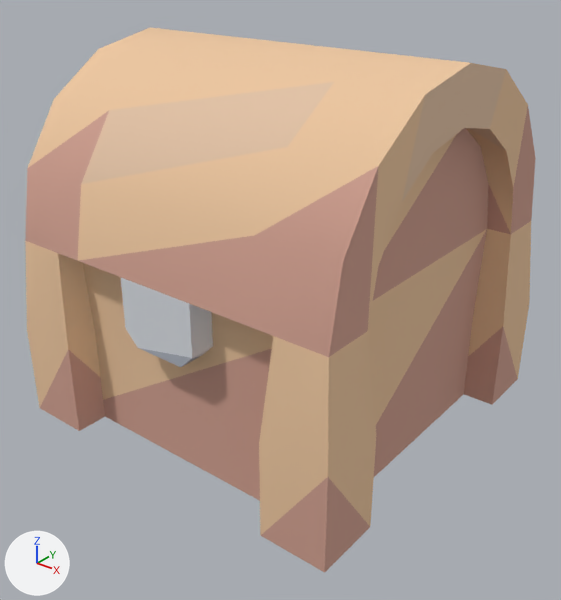
An edit to the glTF model example_game/world/props/chest-wood.prop/model.glb, drawn before and after from the same camera.
Rendered twice from a camera (50 mm lens) standing at (0.782, -1.009, 0.791) and looking at (0.016, -0.052, 0.197). Every picture has the same lights, and +X, +Y and +Z are marked at lower left. The older version comes first. Vertices at exactly the same position are counted once.

Objects in the first picture: 'model'.
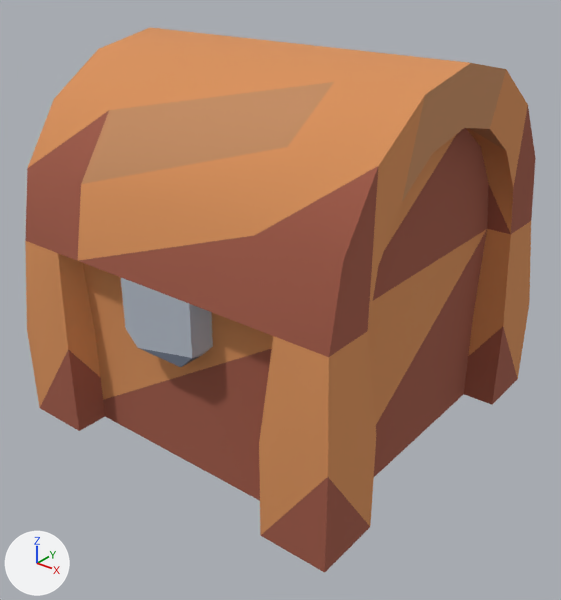
The change, as a diff of the scene's bpy script:
```diff
--- a/example_game/world/props/chest-wood.prop/model.glb.py
+++ b/example_game/world/props/chest-wood.prop/model.glb.py
@@ me_model @@
 me_model.from_pydata(...)  # 168 vertices, 317 faces; spans x -0.326..0.326, y -0.34..0.34, z -0.02..0.623
 # used by ob_model
+# me_model part 1: 174 faces centred in x -0.326..0.326, y -0.34..0.311, z 0.091..0.615 are repainted in the vertex colours; the middle colour goes from beige #edc7a0 to orange #d9915a
+# me_model part 2: 105 faces centred in x -0.326..0.326, y -0.34..0.332, z -0.02..0.465 are repainted in the vertex colours; the middle colour goes from beige #d0a090 to brown #a05a47
+# me_model part 3: 38 faces centred in x -0.224..0.224, y -0.326..0.34, z 0.216..0.399 are repainted in the vertex colours; the middle colour goes from white #dbdfe5 to light grey #b4bcc8
 me_model.materials.append(mat_style)
```

Where the change shows, as pixel boxes (x1, y1, x2, y2) in the pictures (561 x 600 px):
part 1 of me_model, recoloured (beige to orange)
    both: (25, 28, 531, 536)
part 2 of me_model, recoloured (beige to brown)
    both: (25, 107, 536, 572)
part 3 of me_model, recoloured (white to light grey)
    both: (121, 278, 213, 358)
